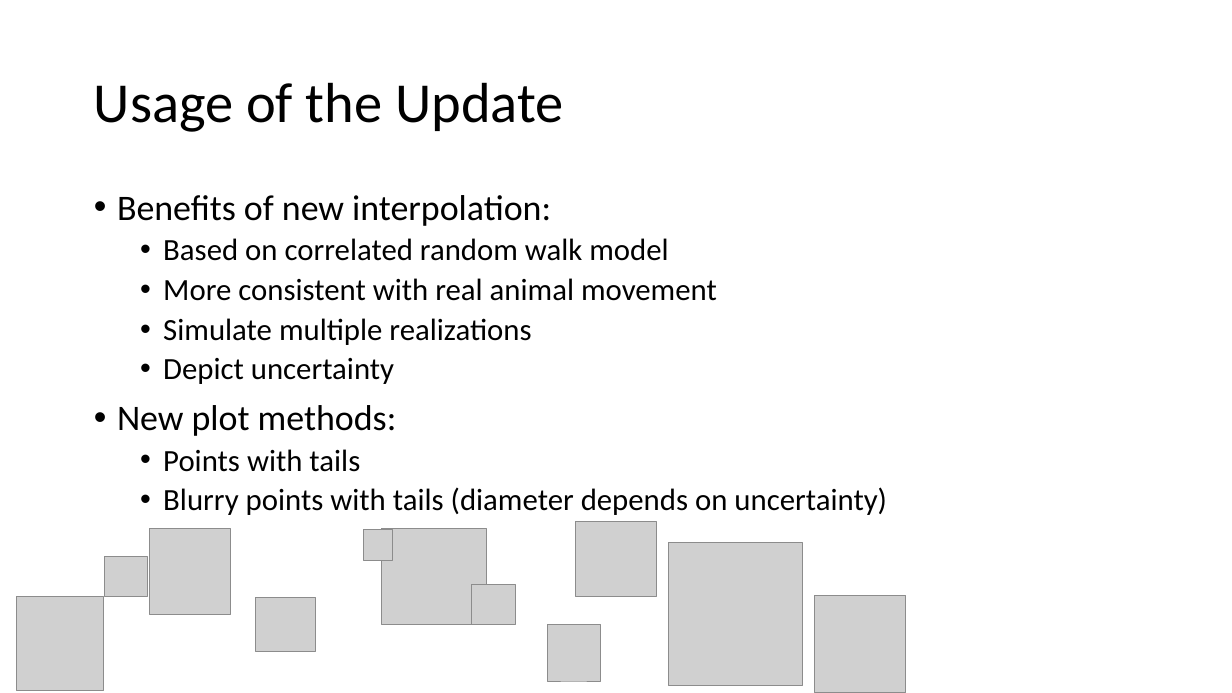
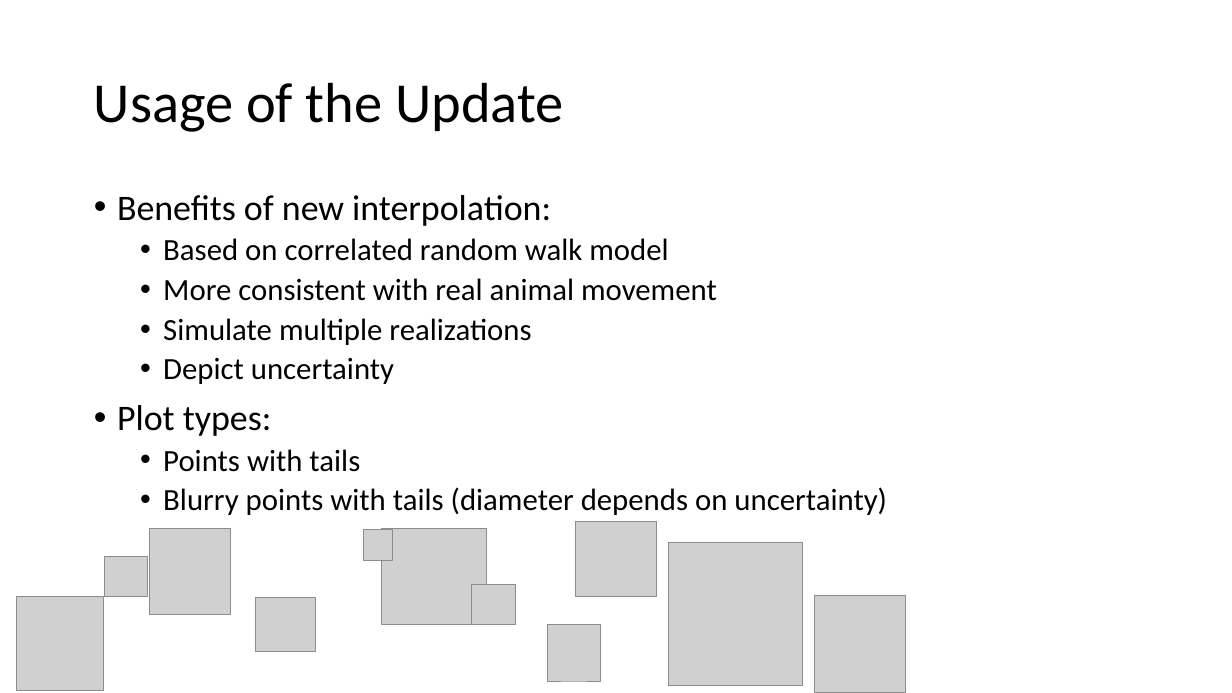
Before and after one commit to dinhkristine/animal-movement-lab, a slide deck: slide 5 of presentation/anipaths presentation.pptx (slide 6 before the commit). Drawn at 1232x693 pixels with LibreOffice and Linux fonts; fonts in the diff are those of the drawing; grey boxes stand for pictures. Boxes give left, top, right and bottom in pixels: in the first picture for what was removed or moved away, otherwise in the second. Text is boxed around its words. In the diff, an @@ line names an element or a change of style, - is before the commit and + after.

Commit message:
edit presentation

```diff
--- a/presentation/anipaths presentation.pptx
+++ b/presentation/anipaths presentation.pptx
@@ text at (x1=117, y1=405, x2=272, y2=436): text changed @@
-• New plot methods:
+• Plot types:
```
Also in this commit, not shown: 2 other slides changed, 1 slide removed.
